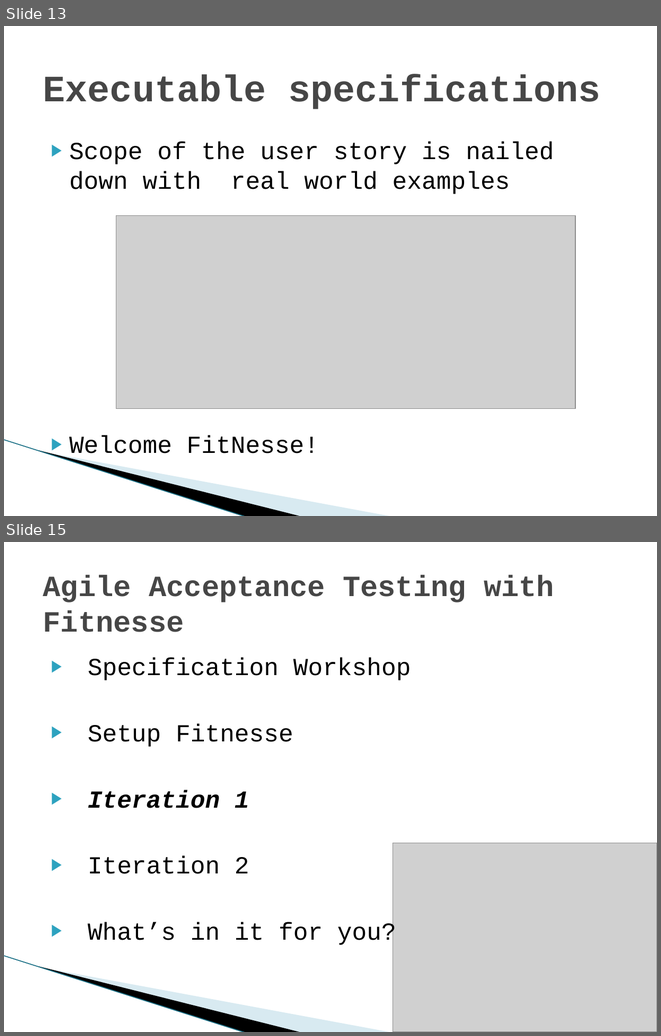
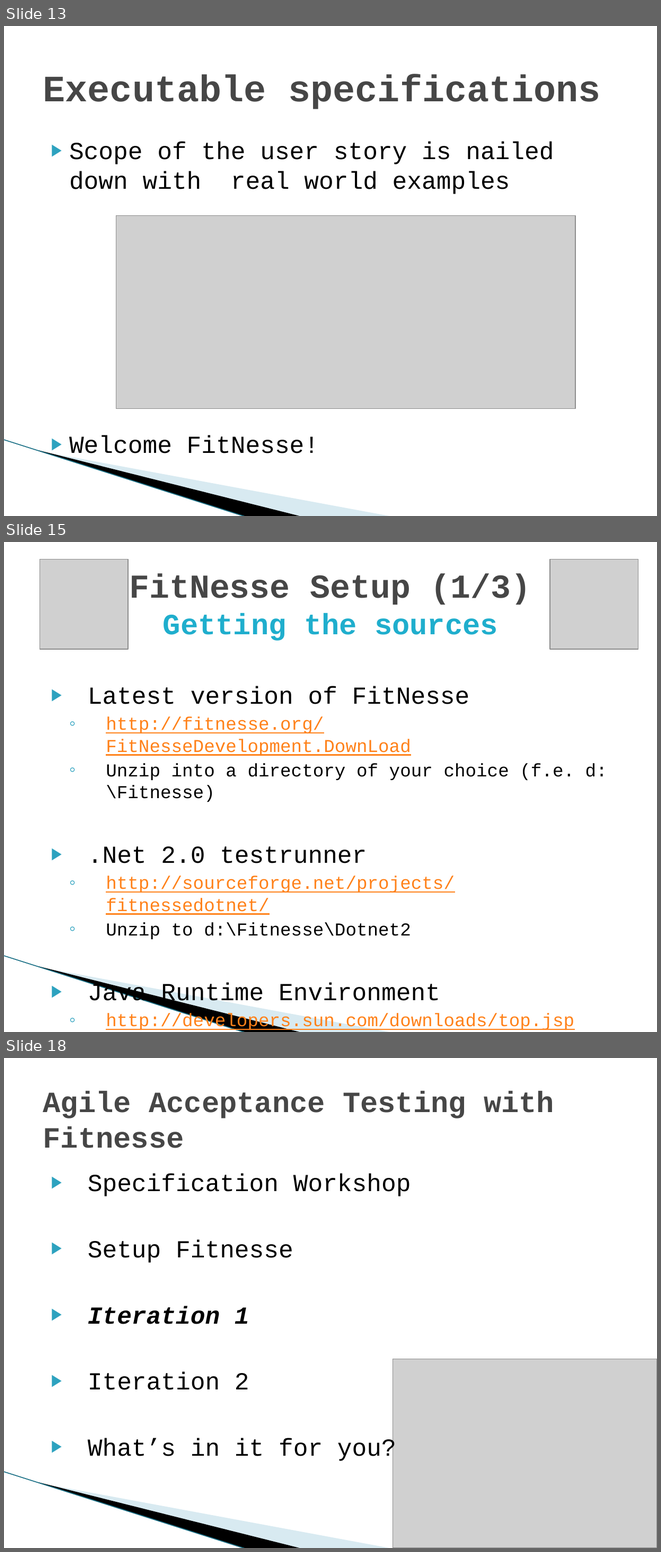
Before and after one commit to michelgrootjans/agileacceptancetesting, a slide deck: Slides/20090604_Ihc_AgileAcceptanceTesting.pptx. Shown one above the other, each under a label of ours: slides 13 and 15 before the commit, slides 13, 15 and 18 after it; the slides between them are not shown. The pictures are 661x1036 and 661x1552 pixels, drawn with LibreOffice and Linux fonts; fonts in the diff are those of the drawing; grey boxes stand for pictures; background and template pictures are left out. Boxes give left, top, right and bottom in pixels: in the first picture for what was removed or moved away, otherwise in the second. Text is boxed around its words. In the diff, an @@ line names an element or a change of style, - is before the commit and + after.

Commit message:
Slides for FitNesse Setup

```diff
--- a/Slides/20090604_Ihc_AgileAcceptanceTesting.pptx
+++ b/Slides/20090604_Ihc_AgileAcceptanceTesting.pptx
@@ slide 15 added at (x1=4, y1=542, x2=657, y2=1032), background #FFFFFF; not listed: 3 template elements that a slide beside it also shows @@
@@ picture added at (x1=40, y1=559, x2=128, y2=649) @@
@@ picture added at (x1=550, y1=559, x2=638, y2=649) @@
@@ title added at (x1=129, y1=574, x2=531, y2=641), 36.9 pt, text #464646, bold @@
+FitNesse Setup (1/3)
+Getting the sources
@@ text added at (x1=88, y1=686, x2=607, y2=1031), 20 pt, text #FF8119, underline @@
+▶ Latest version of FitNesse
+  ◦ http://fitnesse.org/FitNesseDevelopment.DownLoad
+  ◦ Unzip into a directory of your choice (f.e. d:\Fitnesse)
+▶ .Net 2.0 testrunner
+  ◦ http://sourceforge.net/projects/fitnessedotnet/
+  ◦ Unzip to d:\Fitnesse\Dotnet2
+▶ Java Runtime Environment
+  ◦ http://developers.sun.com/downloads/top.jsp
@@ what was slide 15 is now slide 18 @@
```
Also in this commit, not shown: 1 slide changed, 2 other slides added.
